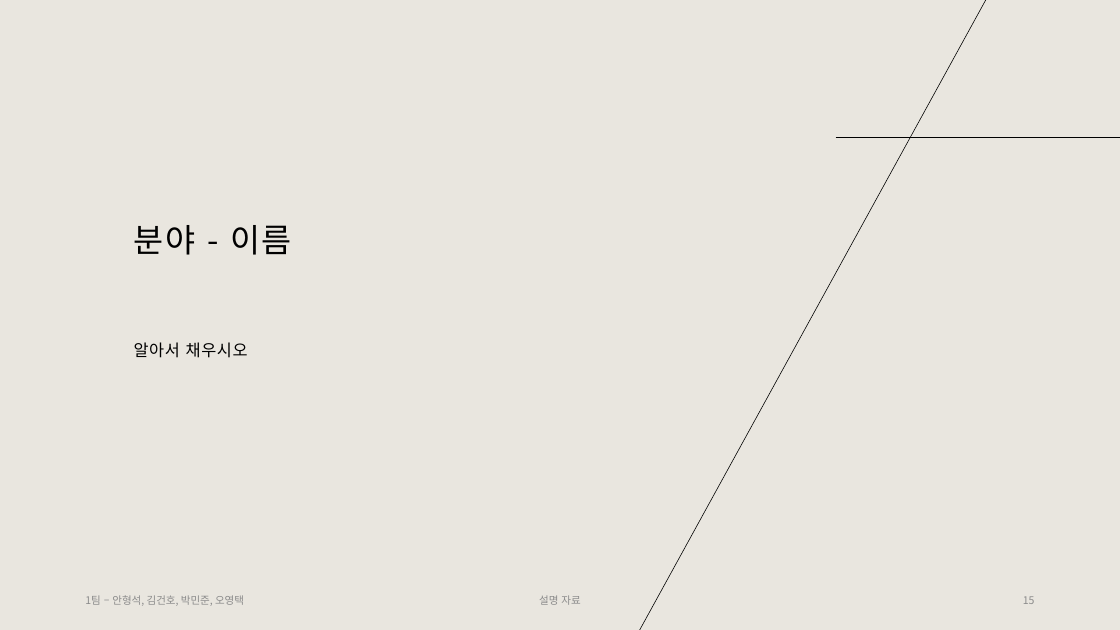
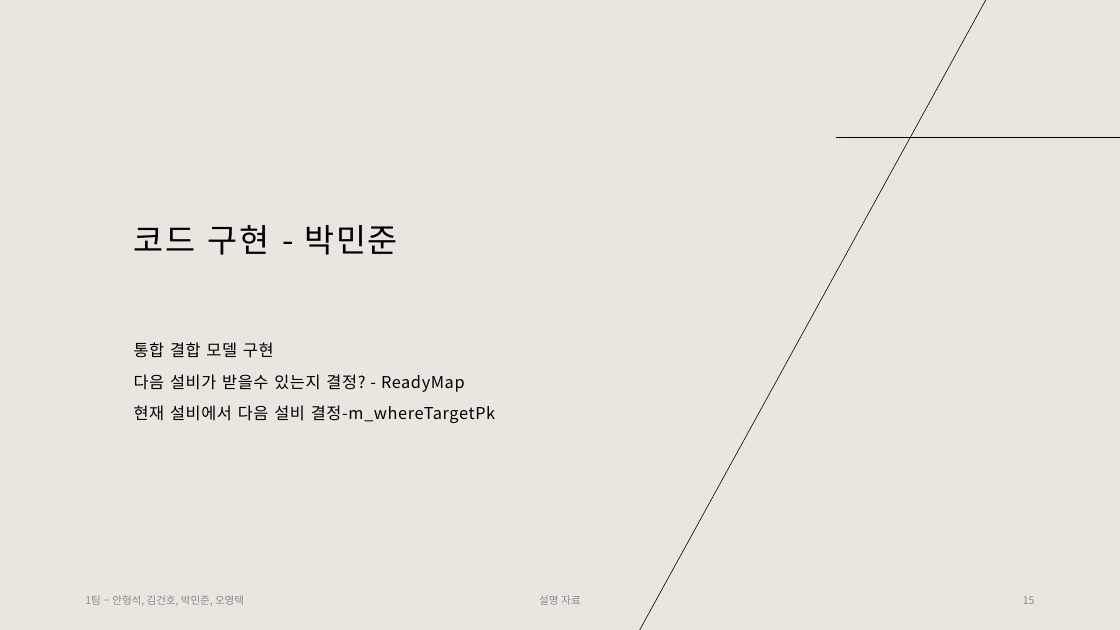
Before and after one commit to Tentailsahri/DT_FINAL_Project, a slide deck: slide 15 of 문서/시나리오에 따른 공정 시뮬레이션 발표 - 박민준.pptx. Drawn at 1120x630 pixels with LibreOffice and Linux fonts; fonts in the diff are those of the drawing. Boxes give left, top, right and bottom in pixels: in the first picture for what was removed or moved away, otherwise in the second. Text is boxed around its words. In the diff, an @@ line names an element or a change of style, - is before the commit and + after.

```diff
--- a/문서/시나리오에 따른 공정 시뮬레이션 발표 - 박민준.pptx
+++ b/문서/시나리오에 따른 공정 시뮬레이션 발표 - 박민준.pptx
@@ title at (x1=134, y1=225, x2=398, y2=255): text changed @@
-분야 - 이름
+코드 구현 - 박민준
@@ text at (x1=134, y1=342, x2=495, y2=423): text changed @@
-알아서 채우시오
+통합 결합 모델 구현
+다음 설비가 받을수 있는지 결정? - ReadyMap
+현재 설비에서 다음 설비 결정-m_whereTargetPk
```
Also in this commit, not shown: 3 slides added, 6 other files.
